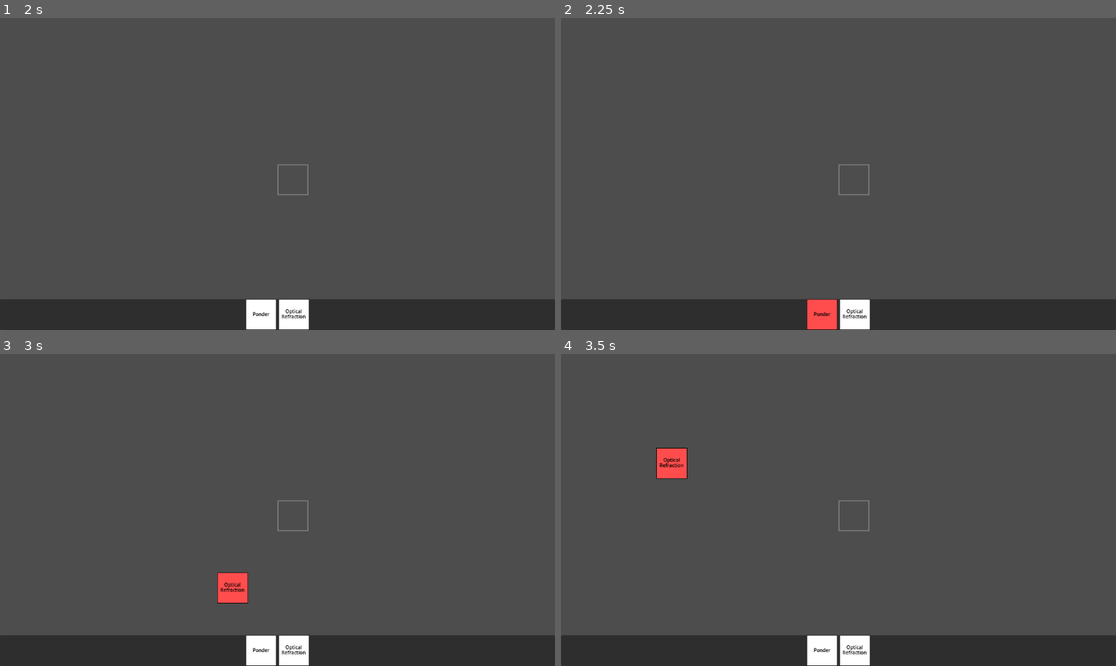
Above: before the commit, frames 1-4 (two rows, left to right).
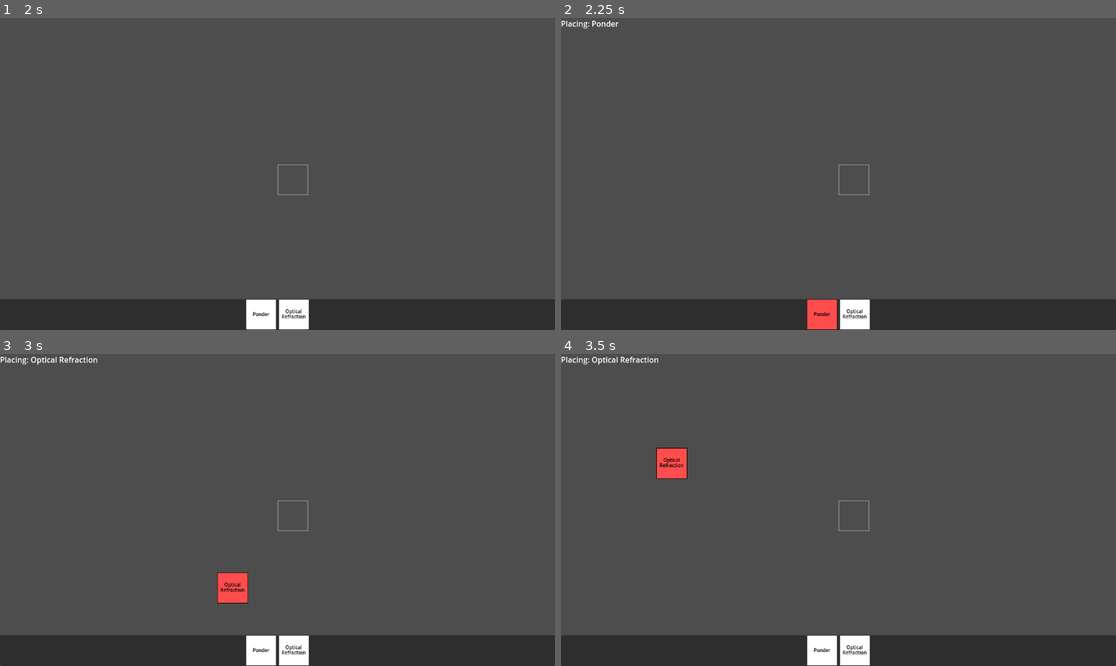
Above: after the commit, the same moments.

Repository: feyrkh/mana-cultivation
Game: Godot game, scene res://game/research/ResearchMinigame.tscn
Two runs of this game, one before a commit and one after it. Both use one fixed random seed, a clock stepped at 60 frames per second and the inputs below. This scene is started directly instead of the project's main scene.
Inputs (mouse positions are in pixels of both pictures, inside the frame that each line leads up to):
- Up to frame 1 (2 s): tap Enter at 0.5 s; drag from (277, 164) to (333, 105) at 0.52 s; tap Space at 1.25 s; drag from (294, 180) to (249, 236) at 1.27 s
- Up to frame 2 (2.25 s): tap Enter at 2 s; move the mouse to (821, 314) at 2.02 s; tap R at 2.1 s; click (821, 314) at 2.17 s
- Up to frame 3 (3 s): tap Space at 2.75 s; drag from (294, 650) to (111, 463) at 2.77 s
- Up to frame 4 (3.5 s): no input

Frame 1 is identical in both runs. In frame 2, 0.1% of the frame differs, in the area x 0-11%, y 0-4%; in frame 3, 0.2%, in the area x 0-18%, y 0-4%; in frame 4, 0.2%.

Commit message:
Hook up tile signals in research minigame

Diff:
--- a/game/research/ResearchMinigame.gd
+++ b/game/research/ResearchMinigame.gd
@@ -1,33 +1,59 @@
 extends Control
 class_name ResearchMinigame
+
+var cur_selected_tile:SpellFormTile
 
 func _ready() -> void:
 	var tiles:Array[SpellFormTile] = [
 		ResourceMgr.load_clone(SpellFormTile, "ponder"),
 		ResourceMgr.load_clone(SpellFormTile, "optical_refraction"),
 	]
-	%SpellFormTileGrid.add_cell(Vector2i(0, 0))
-	setup(%SpellFormTileGrid, tiles)
-	%SpellFormTileGrid.cell_hovered.connect(_on_cell_hovered)
-	%SpellFormTileGrid.cell_unhovered.connect(_on_cell_unhovered)
-	%SpellFormTileGrid.cell_clicked.connect(_on_cell_clicked)
-	%SpellFormTileGrid.tile_placed.connect(_on_tile_placed)
+	%TileGrid.add_cell(Vector2i(0, 0))
+	setup(%TileGrid, tiles)
+	%TileGrid.cell_hovered.connect(_on_cell_hovered)
+	%TileGrid.cell_unhovered.connect(_on_cell_unhovered)
+	%TileGrid.cell_clicked.connect(_on_cell_clicked)
+	%TileGrid.tile_placed.connect(_on_tile_placed)
+	%TileGrid.held_tile_changed.connect(_on_toolbar_item_changed)
+	%TileToolbar.item_hovered.connect(_on_toolbar_item_hovered)
+	%TileToolbar.item_unhovered.connect(_on_toolbar_item_unhovered)
+	%TileToolbar.item_clicked.connect(_on_toolbar_item_clicked)
 
 
 func setup(grid:SpellFormTileGrid, tiles:Array[SpellFormTile]):
 	%TileToolbar.set_target_grid(grid)
 	%TileToolbar.set_tiles(tiles)
 
+func _on_toolbar_item_changed(selected_item:SpellFormTile):
+	cur_selected_tile = selected_item
+	if cur_selected_tile:
+		%HeaderLabel.text = "Placing: %s" % [selected_item.label]
+	else:
+		%HeaderLabel.text = ''
+
+func _on_toolbar_item_hovered(selected_item:TileToolbarItem):
+	%HeaderLabel.text = selected_item.tile.label
+
+func _on_toolbar_item_unhovered(selected_item:TileToolbarItem):
+	_on_toolbar_item_changed(cur_selected_tile)
+
+func _on_toolbar_item_clicked(selected_item:TileToolbarItem):
+	pass
+
 func _on_cell_hovered(grid_pos: Vector2i, slot: SpellFormSlot) -> void:
-	if slot and slot.spell_form_tile:
-		%HeaderLabel.text = "Hover: (%d, %d) - %s" % [grid_pos.x, grid_pos.y, slot.spell_form_tile.id]
+	if slot and slot.spell_form_tile and cur_selected_tile:
+		%HeaderLabel.text = "Will replace %s with %s" % [slot.spell_form_tile.label, cur_selected_tile.label]
+	elif slot and slot.spell_form_tile and not cur_selected_tile:
+		%HeaderLabel.text = "Current tile: %s" % [slot.spell_form_tile.label]
+	elif slot and cur_selected_tile:
+		%HeaderLabel.text = "Will place %s" % [cur_selected_tile.label]
 	elif slot:
-		%HeaderLabel.text = "Hover: (%d, %d) - Empty" % [grid_pos.x, grid_pos.y]
+		%HeaderLabel.text = "Empty"
 	else:
-		%HeaderLabel.text = "Hover: (%d, %d) - Missing" % [grid_pos.x, grid_pos.y]
+		%HeaderLabel.text = "" % [grid_pos.x, grid_pos.y]
 
 func _on_cell_unhovered(_grid_pos: Vector2i, _slot: SpellFormSlot) -> void:
-	%HeaderLabel.text = ""
+	_on_toolbar_item_changed(cur_selected_tile)
 
 func _on_cell_clicked(grid_pos: Vector2i, slot: SpellFormSlot) -> void:
 	if slot and slot.spell_form_tile:
@@ -40,4 +66,4 @@
 func _on_tile_placed(grid_pos: Vector2i, _slot: SpellFormSlot, tile: SpellFormTile) -> void:
 	%HeaderLabel.text = "Placed: %s at (%d, %d)" % [tile.id, grid_pos.x, grid_pos.y]
 	# Actually place the tile
-	%SpellFormTileGrid.set_tile(grid_pos, tile)
+	%TileGrid.set_tile(grid_pos, tile)
--- a/game/research/ResearchMinigame.tscn
+++ b/game/research/ResearchMinigame.tscn
@@ -30,7 +30,7 @@
 layout_mode = 2
 size_flags_vertical = 3
 
-[node name="SpellFormTileGrid" parent="VBoxContainer/HBoxContainer" instance=ExtResource("2_p3pwt")]
+[node name="TileGrid" parent="VBoxContainer/HBoxContainer" instance=ExtResource("2_p3pwt")]
 unique_name_in_owner = true
 layout_mode = 2
 
--- a/game/research/tilegrid/TileToolbar.gd
+++ b/game/research/tilegrid/TileToolbar.gd
@@ -1,5 +1,9 @@
 class_name TileToolbar
 extends PanelContainer
+
+signal item_hovered(item: TileToolbarItem)
+signal item_unhovered(item: TileToolbarItem)
+signal item_clicked(item: TileToolbarItem)
 
 const ITEM_SPACING := 4
 
@@ -30,6 +34,9 @@
 		item.set_target_grid(_target_grid)
 	_items.append(item)
 	_flow_container.add_child(item)
+	item.mouse_entered.connect(_on_item_mouse_entered.bind(item))
+	item.mouse_exited.connect(_on_item_mouse_exited.bind(item))
+	item.clicked.connect(_on_item_clicked.bind(item))
 	return item
 
 func remove_tile(tile: SpellFormTile) -> void:
@@ -52,3 +59,12 @@
 
 func get_items() -> Array[TileToolbarItem]:
 	return _items
+
+func _on_item_mouse_entered(item: TileToolbarItem) -> void:
+	item_hovered.emit(item)
+
+func _on_item_mouse_exited(item: TileToolbarItem) -> void:
+	item_unhovered.emit(item)
+
+func _on_item_clicked(item: TileToolbarItem) -> void:
+	item_clicked.emit(item)
--- a/game/research/tilegrid/TileToolbarItem.gd
+++ b/game/research/tilegrid/TileToolbarItem.gd
@@ -1,5 +1,7 @@
 class_name TileToolbarItem
 extends Control
+
+signal clicked()
 
 const ITEM_SIZE := 64.0
 
@@ -27,6 +29,7 @@
 func _gui_input(event: InputEvent) -> void:
 	if event is InputEventMouseButton:
 		if event.button_index == MOUSE_BUTTON_LEFT and event.pressed:
+			clicked.emit()
 			if tile != null and _target_grid != null:
 				_target_grid.set_held_tile(tile)
 				accept_event()
